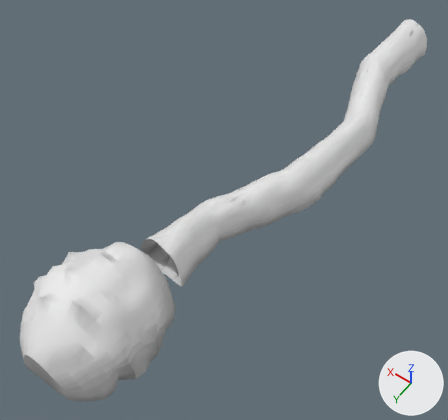
The glTF model thin-air/assets/models/poi/ice_cave.glb, before and after one commit.
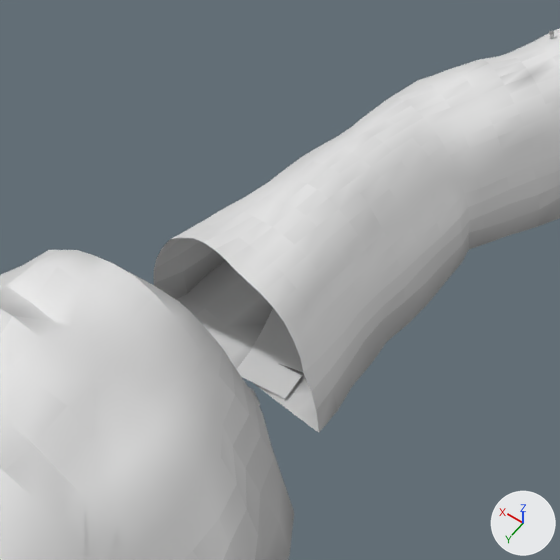
Old and new are each drawn whole from a camera (50 mm lens) standing at (-15.0, 53.4, 39.8) and looking at (2.8, 28.4, 0.6) and again close up on the part from 23% to 54% of the width and 43% to 76% of the height. Arrows for +X, +Y and +Z are at lower right; the lights stay in place. The last two pictures show the newer version. Vertices at exactly the same position are counted once.

Names of what the first close-up shows: 'main' and 1 more.
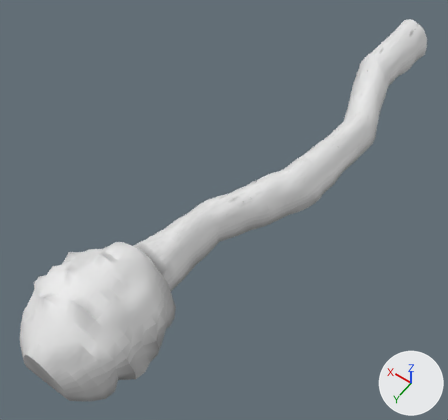
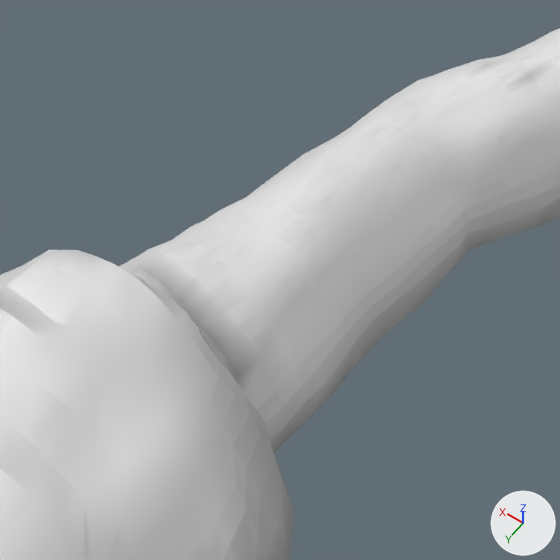
Changed parts and their boxes (x1, y1, x2, y2) in the close-ups (560 x 560 px; the box of a moved part takes in the faces that stretch with it):
part 1 of me_main, moved or reshaped (not visible afterwards)
    before: (264, 308, 292, 338)
part 2 of me_main, moved or reshaped (not visible afterwards)
    before: (251, 328, 303, 372)
part 3 of me_main, moved or reshaped (not visible afterwards)
    before: (237, 350, 302, 398)
part 4 of me_main, moved or reshaped
    before: (154, 116, 462, 433)
    after: (119, 116, 459, 453)
part 5 of me_main, edited (looks the same)
    both: (0, 44, 560, 560)

The change, as a diff of the scene's bpy script:
```diff
--- a/thin-air/assets/models/poi/ice_cave.glb.py
+++ b/thin-air/assets/models/poi/ice_cave.glb.py
@@ me_main @@
 # used by ob_main; location = (0.0, 0.0, 0.0)
-me_main.from_pydata(...)  # 3279 vertices, 5946 faces; spans x -3.5..8.1, y -0.2..47.0, z -0.1..7.1
+me_main.from_pydata(...)  # 3381 vertices, 6132 faces; spans x -3.5..8.1, y -0.2..47.0, z -0.1..7.1
+# me_main part 1: the loose piece of 4 vertices spanning x 2.1..3.3, y 34.2..35.1, z 1.0 is moved by (0.1, 0.0, 0.0)
+# me_main part 2: the loose piece of 4 vertices spanning x 2.0..3.2, y 34.8..35.6, z 1.0 is moved by (0.1, 0.0, 0.0)
+# me_main part 3: the loose piece of 4 vertices spanning x 1.9..3.0, y 35.4..36.1, z 1.0 is moved by (0.2, 0.0, 0.0)
+# me_main part 4: 194 vertices moved from x 1.0..4.8, y 31.4..35.6, z 0.9..4.4 to x 1.1..4.8, y 31.3..35.7, z 0.9..4.2; 37 vertices removed from x 1.0..5.0, y 32.0..36.2, z 0.9..4.6; 139 vertices added at x 1.2..5.6, y 31.9..37.9, z 0.8..4.6
+# me_main part 5: 953 kept faces spanning x -2.4..8.1, y 5.2..47.0, z 0.8..7.1 get new vertex colours
+# other edits to the shape of me_main do not show in these pictures
 me_main.materials.append(mat_ice_cave)
```
